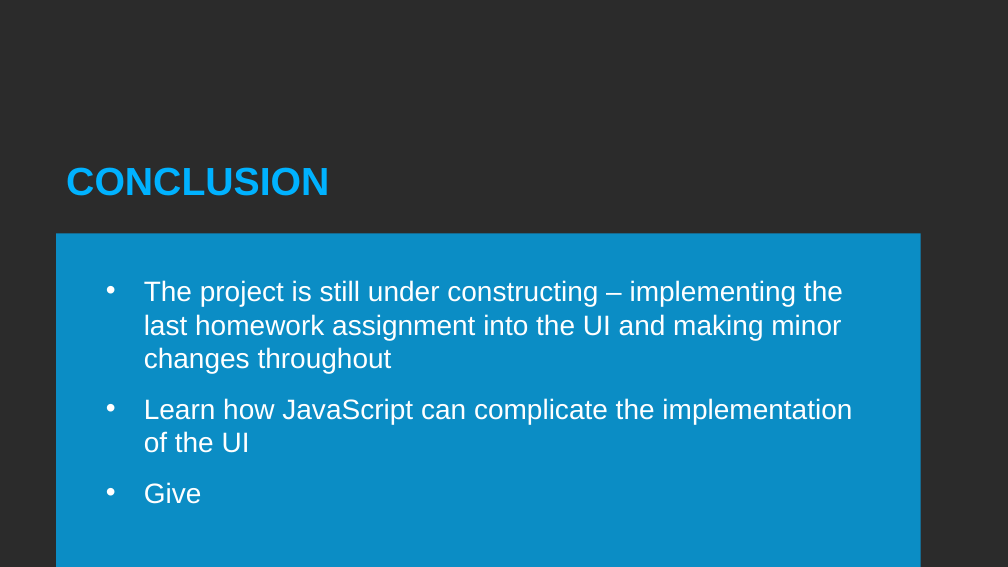
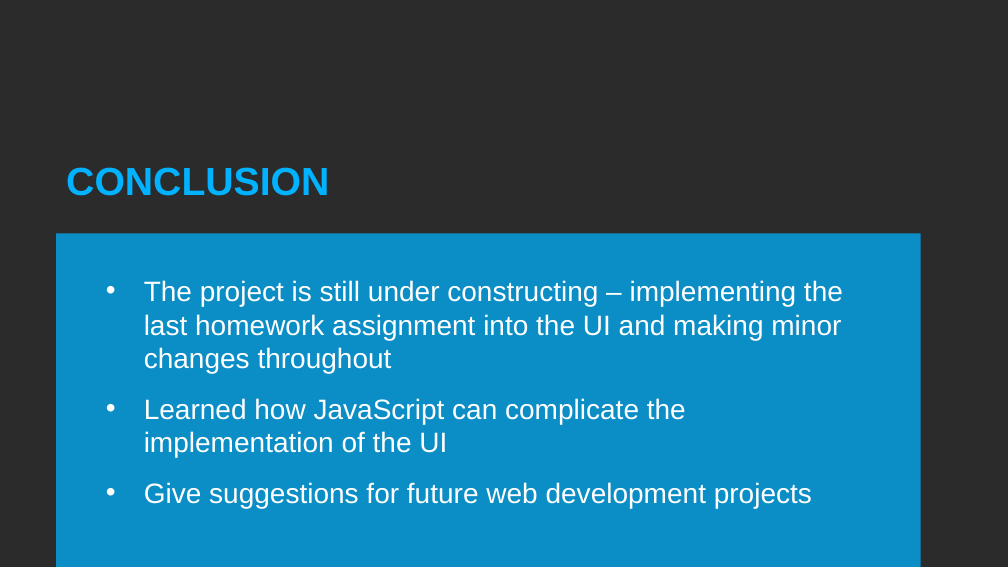
Before and after one commit to sgramajo/compilerProject, a slide deck: slide 8 of Final Project.pptx. Drawn at 1008x567 pixels with LibreOffice and Linux fonts; fonts in the diff are those of the drawing; background and template pictures are left out; a plain dark background stands for a picture behind light text. Boxes give left, top, right and bottom in pixels: in the first picture for what was removed or moved away, otherwise in the second. Text is boxed around its words. In the diff, an @@ line names an element or a change of style, - is before the commit and + after.

```diff
--- a/Final Project.pptx
+++ b/Final Project.pptx
@@ text at (144, 398, 812, 508): text changed @@
-• Learn how JavaScript can complicate the implementation of the UI
-• Give
+• Learned how JavaScript can complicate the implementation of the UI
+• Give suggestions for future web development projects
```
Also in this commit, not shown: 5 other slides changed, 1 slide added, 1 slide removed, 13 other files.
